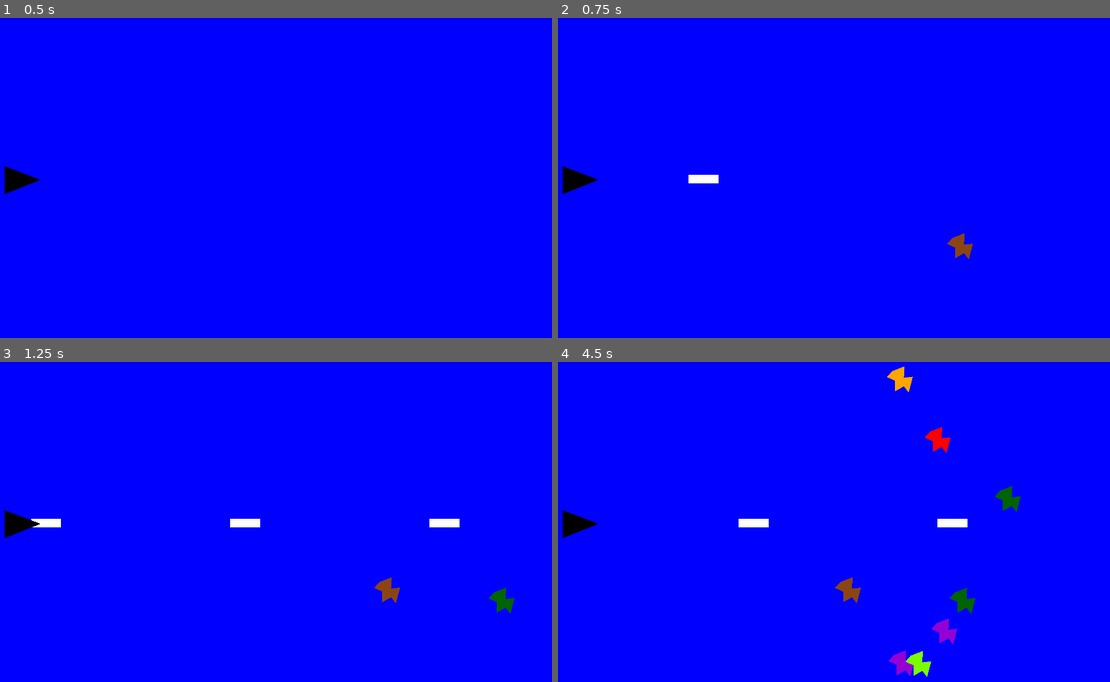
Above: before the commit, frames 1-4 (two rows, left to right).
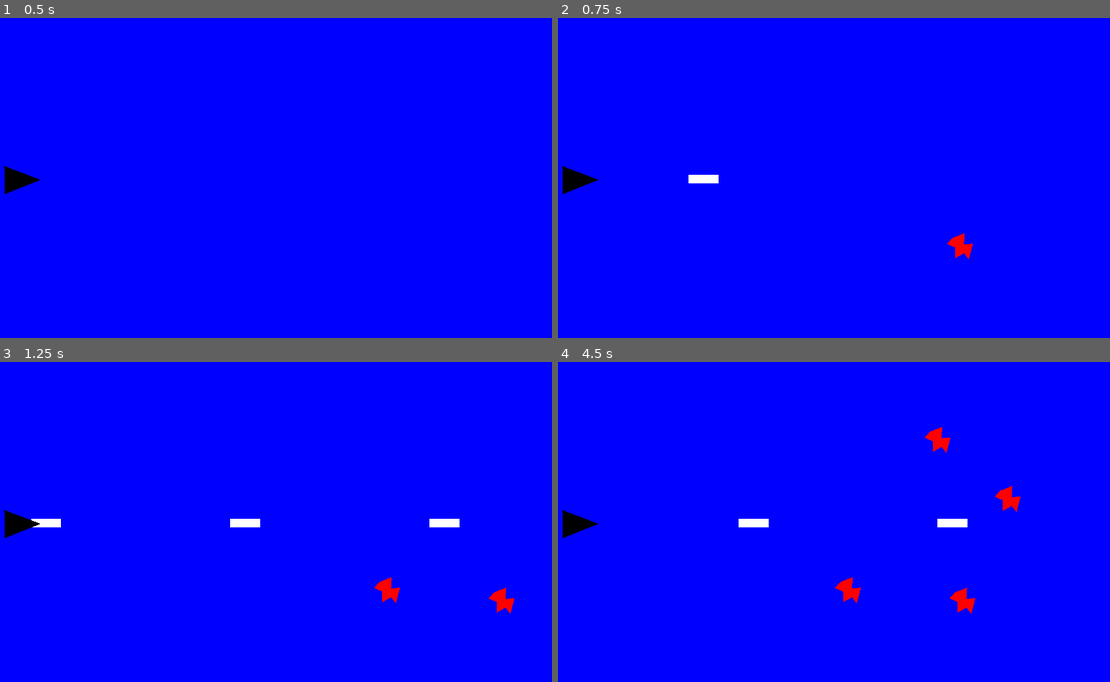
Above: after the commit, the same moments.

Repository: Yggdrasil938/Shattered
Game: Godot game, scene res://Debug Level.tscn
Same seed, same stepped clock (60 frames per second), same inputs: the game is played once before the commit and once after it.
Inputs:
- Up to frame 1 (0.5 s): no input
- Up to frame 2 (0.75 s): tap Enter at 0.5 s; hold Space (ui_shoot) from 0.53 s (still down)
- Up to frame 3 (1.25 s): keep holding Space (ui_shoot)
- Up to frame 4 (4.5 s): release Space (ui_shoot) at 1.28 s; tap Space (ui_shoot) at 1.35, 2.85, 4.35 s; hold Space (ui_shoot) 2.03-2.78 s; hold Space (ui_shoot) 3.53-4.28 s

Frame 1 is identical in both runs. In frame 2, 0.2% of the frame differs, in the area x 70-76%, y 67-76%; in frame 3, 0.4%; in frame 4, 1.3%, in the area x 50-84%, y 1-99%.

Commit message:
Adding player and enemy collision

Diff:
--- a/Chip.tscn
+++ b/Chip.tscn
@@ -19,3 +19,4 @@
 shape = SubResource("CircleShape2D_3oiur")
 
 [connection signal="area_entered" from="." to="." method="_on_area_entered"]
+[connection signal="body_entered" from="." to="." method="_on_body_entered"]
--- a/Debug Level.gd
+++ b/Debug Level.gd
@@ -1,5 +1,5 @@
 extends Node2D
-var level_pane_set: Array[int] = [0,1,2,3,4,5,6,7,8,9] # Just red and blue for now
+var level_pane_set: Array[int] = [0,1] # Just red and blue for now
 
 
 # Called when the node enters the scene tree for the first time.
--- a/Debug Level.tscn
+++ b/Debug Level.tscn
@@ -16,30 +16,30 @@
 [node name="Combat Layer" type="CanvasLayer" parent="." groups=["Combat Layer"]]
 script = ExtResource("2_nkjbn")
 
-[node name="Player" type="Polygon2D" parent="Combat Layer"]
-physics_interpolation_mode = 1
+[node name="CharacterBody2D" type="CharacterBody2D" parent="Combat Layer" groups=["player"]]
+use_parent_material = true
 position = Vector2(124, 545)
 scale = Vector2(0.626792, 0.541415)
-color = Color(0, 0, 0, 1)
-offset = Vector2(-253.673, -402.648)
-polygon = PackedVector2Array(194.642, 317.686, 387.689, 402.648, 195.914, 491)
+motion_mode = 1
+safe_margin = 5.0
 script = ExtResource("3_wnehk")
 
-[node name="Shooting Timer" type="Timer" parent="Combat Layer/Player"]
-wait_time = 0.3
-one_shot = true
-
-[node name="CharacterBody2D" type="CharacterBody2D" parent="Combat Layer/Player"]
-use_parent_material = true
-motion_mode = 1
-safe_margin = 5.0
-
-[node name="CollisionPolygon2D" type="CollisionPolygon2D" parent="Combat Layer/Player/CharacterBody2D"]
+[node name="CollisionPolygon2D" type="CollisionPolygon2D" parent="Combat Layer/CharacterBody2D"]
 physics_interpolation_mode = 1
 position = Vector2(-255.268, -400.801)
 polygon = PackedVector2Array(194.642, 317.686, 387.689, 402.648, 195.914, 491)
 
-[node name="Marker2D" type="Marker2D" parent="Combat Layer/Player"]
+[node name="Shooting Timer" type="Timer" parent="Combat Layer/CharacterBody2D"]
+wait_time = 0.3
+one_shot = true
+
+[node name="Player" type="Polygon2D" parent="Combat Layer/CharacterBody2D"]
+physics_interpolation_mode = 1
+color = Color(0, 0, 0, 1)
+offset = Vector2(-253.673, -402.648)
+polygon = PackedVector2Array(194.642, 317.686, 387.689, 402.648, 195.914, 491)
+
+[node name="Marker2D" type="Marker2D" parent="Combat Layer/CharacterBody2D/Player" groups=["Bullet Marker"]]
 position = Vector2(105.298, 0)
 
 [node name="Enemy Spawn Timer" type="Timer" parent="Combat Layer"]
--- a/canvas_layer_2.gd
+++ b/canvas_layer_2.gd
@@ -24,7 +24,7 @@
 		var random_x = randi() % int(x_range[1]- x_range[0]) + 1 + x_range[0]
 		var random_y =  randi() % int(y_range[1]-y_range[0]) + 1 + y_range[0]
 		var random_pos = Vector2(random_x, random_y)
-		var random_color = randi_range(0, 9)
+		var random_color = randi_range(0, 1)
 		enemy_instance._change_color(random_color)
 
 		position=random_pos
--- a/chip.gd
+++ b/chip.gd
@@ -39,3 +39,13 @@
 		body.queue_free()
 		queue_free()
 	pass # Replace with function body.
+
+
+# Checks for player collisions, destroy player if touching
+func _on_body_entered(body: CharacterBody2D) -> void:
+	_check_layer_color()
+	if body.is_in_group("player") && layer_color != e_color:
+		print("player hit!")
+		body.queue_free()
+		queue_free()
+	pass
--- a/player.gd
+++ b/player.gd
@@ -1,4 +1,4 @@
-extends Polygon2D
+extends CharacterBody2D
 
 # Movement default values
 
@@ -8,6 +8,8 @@
 var p_sprite_rotation = 0
 var p_reorient_speed = 0
 var p_input_key = "x" # This is set to x since null pointers cause issues, x is treated as no input
+
+@onready var bullet_spawn : Node = get_tree().get_first_node_in_group("Bullet Marker")
 
 
 # Instantiating scenes for instance spawning
@@ -110,7 +112,7 @@
 	if Input.is_action_pressed("ui_shoot") && get_node("Shooting Timer").is_stopped():
 		var bullet_instance = p_bullet.instantiate()
 		get_tree().root.add_child(bullet_instance)
-		bullet_instance.global_position = get_node("Marker2D").global_position
+		bullet_instance.global_position = bullet_spawn.global_position
 		get_node("Shooting Timer").start()
 
 	#Adapted code from the godot docs, will fine tune later
--- a/project.godot
+++ b/project.godot
@@ -28,6 +28,7 @@
 enemies=""
 bullets=""
 levels=""
+player=""
 
 [input]
 
